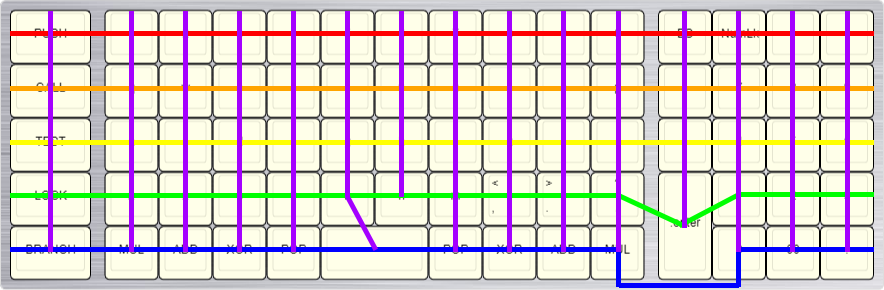
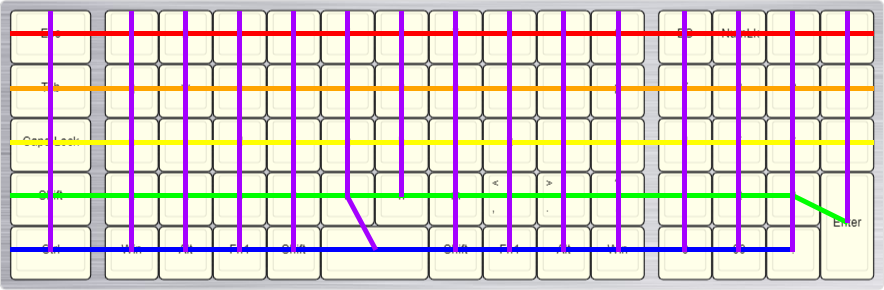
Layer changes from the first 884 x 290 image to the second:
painted on "Rectangle 2 copy 12" over [845, 223, 850, 252]
removed layer "Rectangle 1 copy 10" over [616, 252, 621, 287]
removed layer "Rectangle 1 copy 9" over [736, 252, 741, 287]
painted on "Rectangle 2 copy 9" over [682, 228, 687, 252]
removed layer "Rectangle 1 copy 11" over [619, 283, 739, 288]
removed layer "Rectangle 1 copy 8" over [795, 247, 874, 252]
painted on "Rectangle 1 copy 4" over [621, 247, 736, 252]
removed layer "Rectangle 1 copy 6" over [678, 192, 736, 228]
painted on "Rectangle 1 copy 5" over [621, 192, 849, 228]
removed layer "Rectangle 1 copy 7" over [741, 192, 874, 197]
painted on "Rectangle 1 copy 3" over [621, 193, 790, 198]
removed layer "Layer 1" over [0, 0, 884, 290]
added layer "dortho-layout" over [0, 0, 884, 290]
